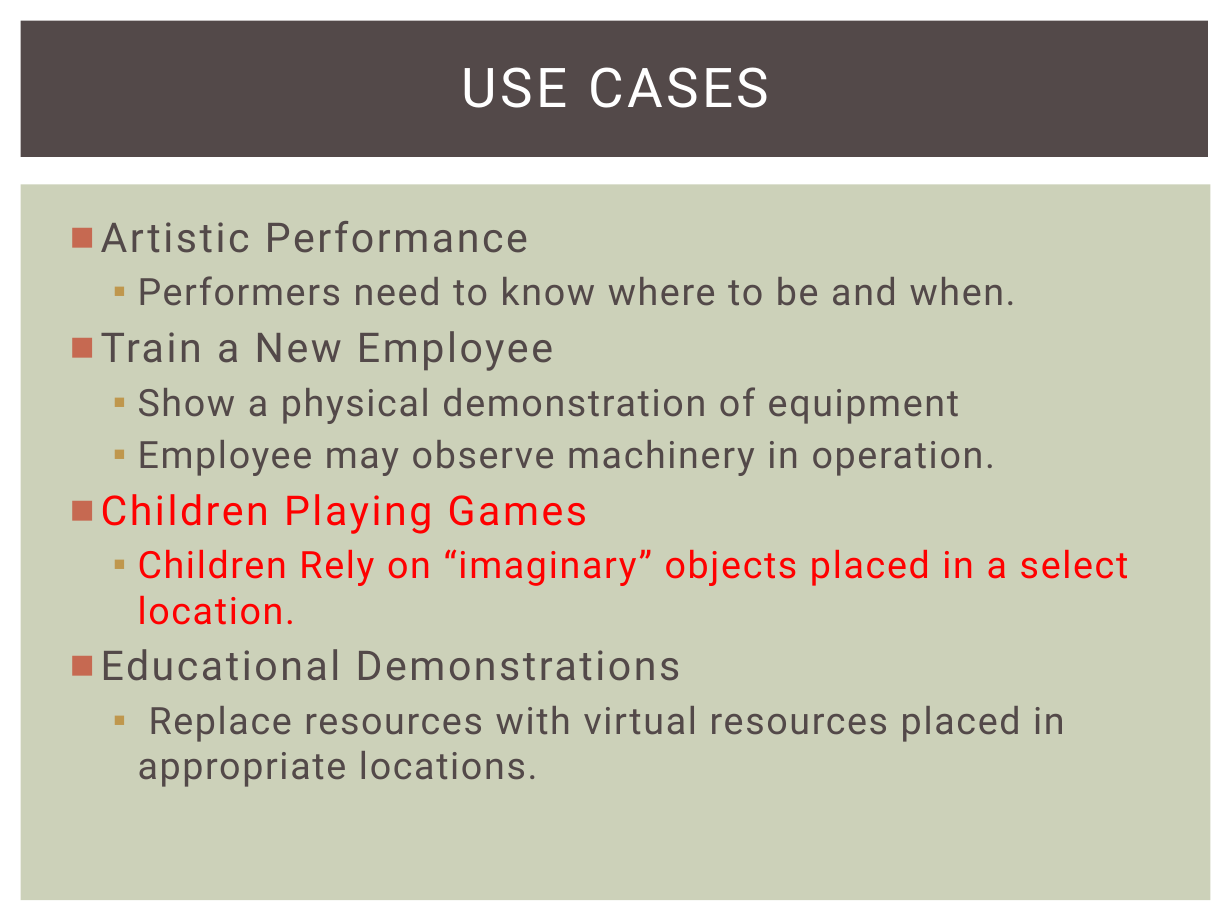
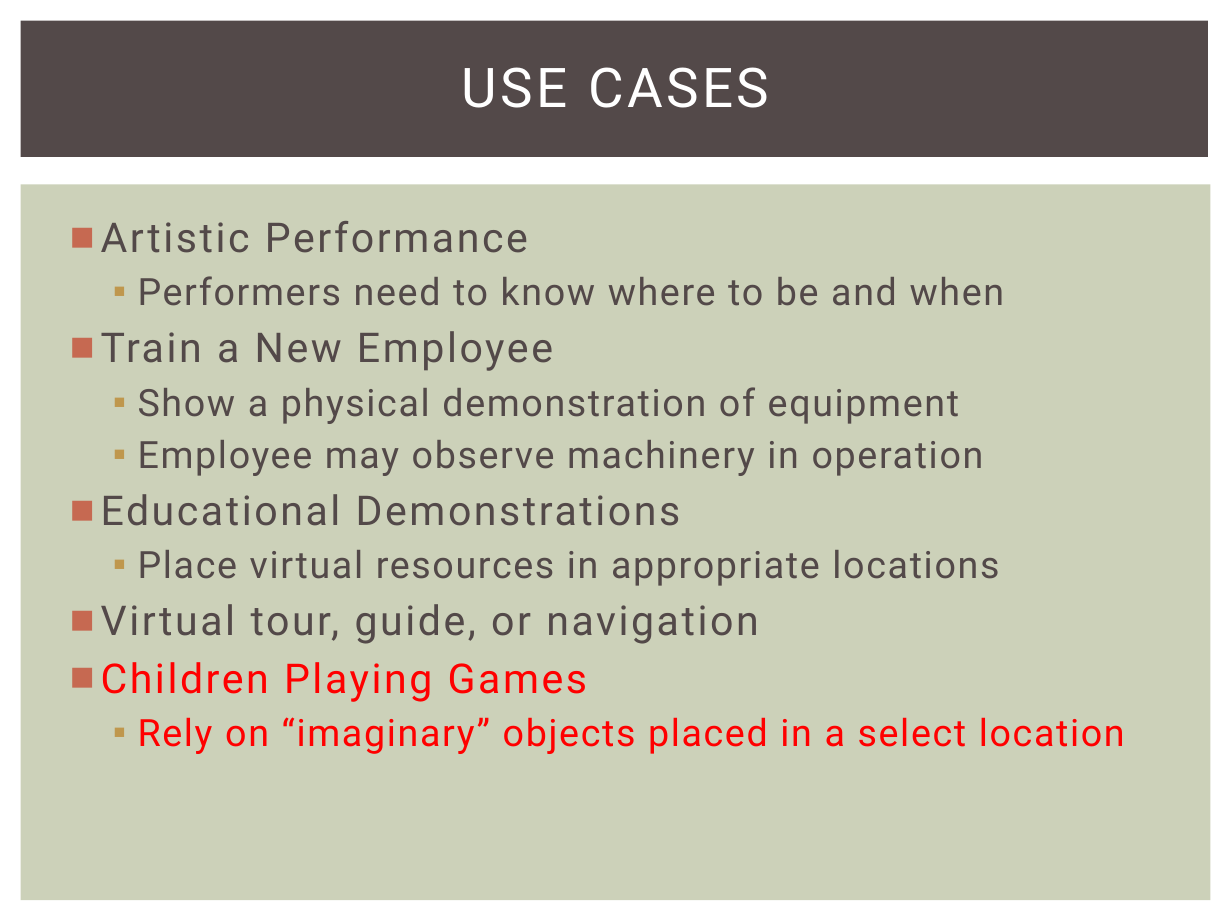
Before and after one commit to snowpuppy/augreality, a slide deck: slide 4 of doc/AugRealityMidReview.pptx. Drawn at 1232x924 pixels with LibreOffice and Linux fonts; fonts in the diff are those of the drawing. Boxes give left, top, right and bottom in pixels: in the first picture for what was removed or moved away, otherwise in the second. Text is boxed around its words. In the diff, an @@ line names an element or a change of style, - is before the commit and + after.

```diff
--- a/doc/AugRealityMidReview.pptx
+++ b/doc/AugRealityMidReview.pptx
@@ text at box(138, 276, 1005, 306): text changed @@
-  ▪ Performers need to know where to be and when.
+  ▪ Performers need to know where to be and when
@@ text at box(101, 440, 999, 644): text changed @@
-  ▪ Employee may observe machinery in operation.
+  ▪ Employee may observe machinery in operation
+■ Educational Demonstrations
+  ▪ Place virtual resources in appropriate locations
+■ Virtual tour, guide, or navigation
@@ text at box(138, 717, 1125, 754): text changed; text colour #534949 to #FF0000 @@
-  ▪ Children Rely on “imaginary” objects placed in a select location.
-■ Educational Demonstrations
-  ▪ Replace resources with virtual resources placed in appropriate locations.
+  ▪ Rely on “imaginary” objects placed in a select location
```
Also in this commit, not shown: 8 other slides changed.
